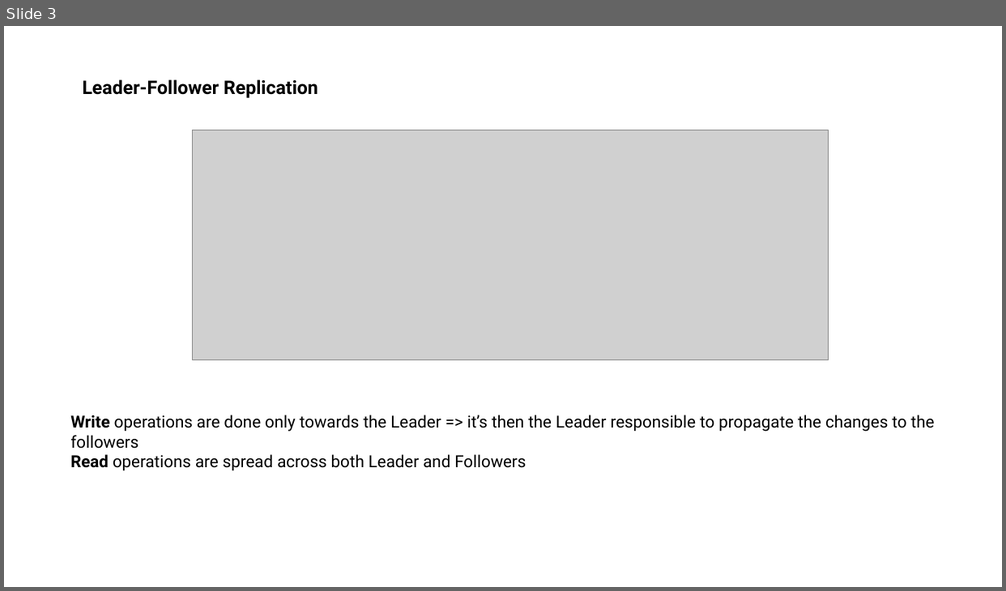
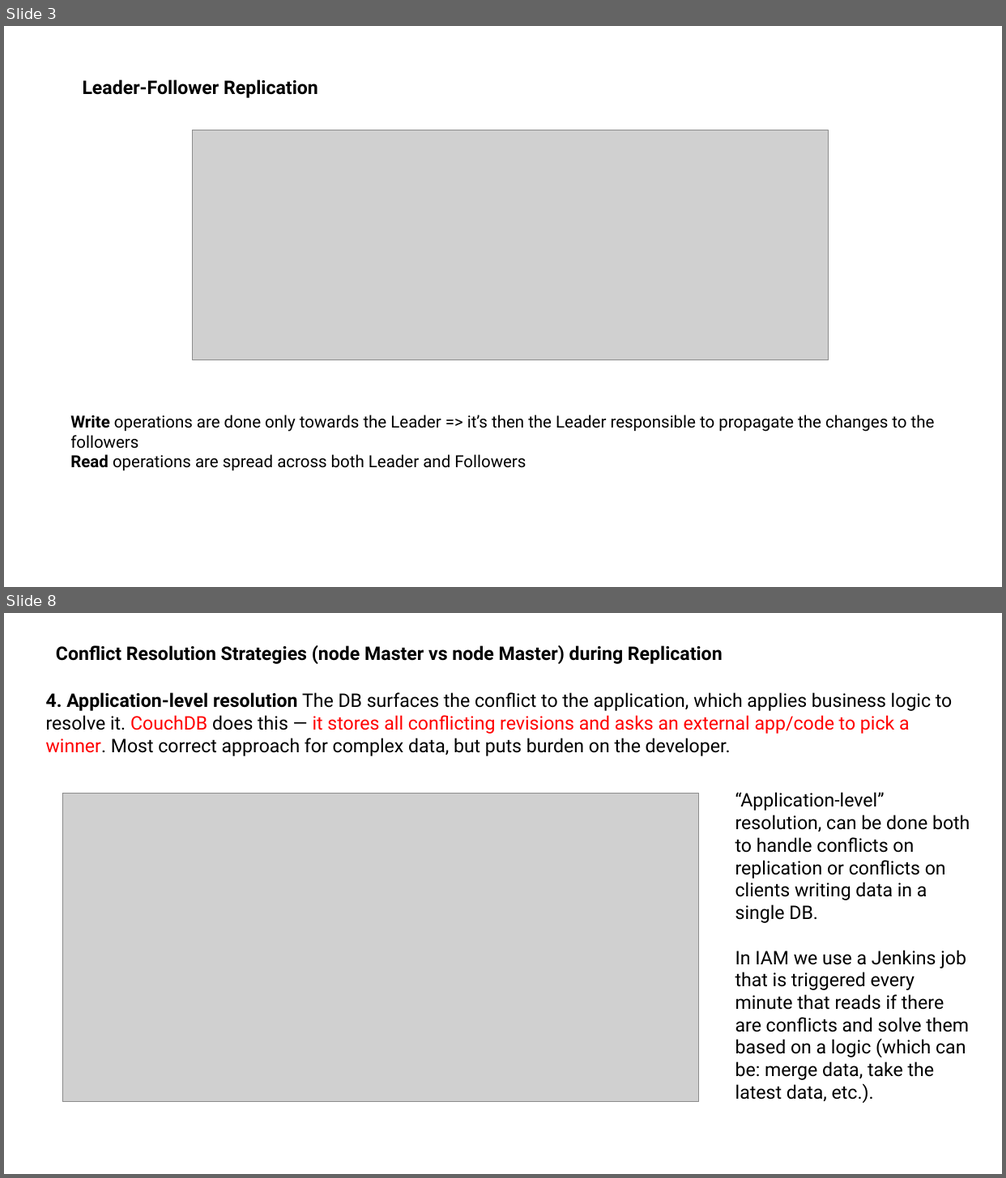
Before and after one commit to dventura3/system-design, a slide deck: docs/DB Replication.pptx. Shown one above the other, each under a label of ours: slide 3 before the commit, slides 3 and 8 after it; the slides between them are not shown. The pictures are 1006x591 and 1006x1178 pixels, drawn with LibreOffice and Linux fonts; fonts in the diff are those of the drawing; grey boxes stand for pictures. Boxes give left, top, right and bottom in pixels: in the first picture for what was removed or moved away, otherwise in the second. Text is boxed around its words. In the diff, an @@ line names an element or a change of style, - is before the commit and + after.

Commit message:
Updated replication

```diff
--- a/docs/DB Replication.pptx
+++ b/docs/DB Replication.pptx
@@ slide 8 added at [4, 613, 1002, 1174], background #FFFFFF @@
@@ text added at [56, 645, 722, 664], 18 pt, text #000000, bold @@
+Conflict Resolution Strategies (node Master vs node Master) during Replication
@@ text added at [46, 692, 953, 756], 18 pt, text #000000 @@
+4. Application-level resolution The DB surfaces the conflict to the application, which applies business logic to resolve it. CouchDB does this — it stores all conflicting revisions and asks an external app/code to pick a winner. Most correct approach for complex data, but puts burden on the developer.
@@ picture added at [62, 793, 699, 1102] @@
@@ text added at [735, 792, 970, 1103], 18 pt, text #000000 @@
+“Application-level” resolution, can be done both to handle conflicts on replication or conflicts on clients writing data in a single DB.
+In IAM we use a Jenkins job that is triggered every minute that reads if there are conflicts and solve them based on a logic (which can be: merge data, take the latest data, etc.).
```
Also in this commit, not shown: 4 slides changed, 7 other slides added, 2 other files.
